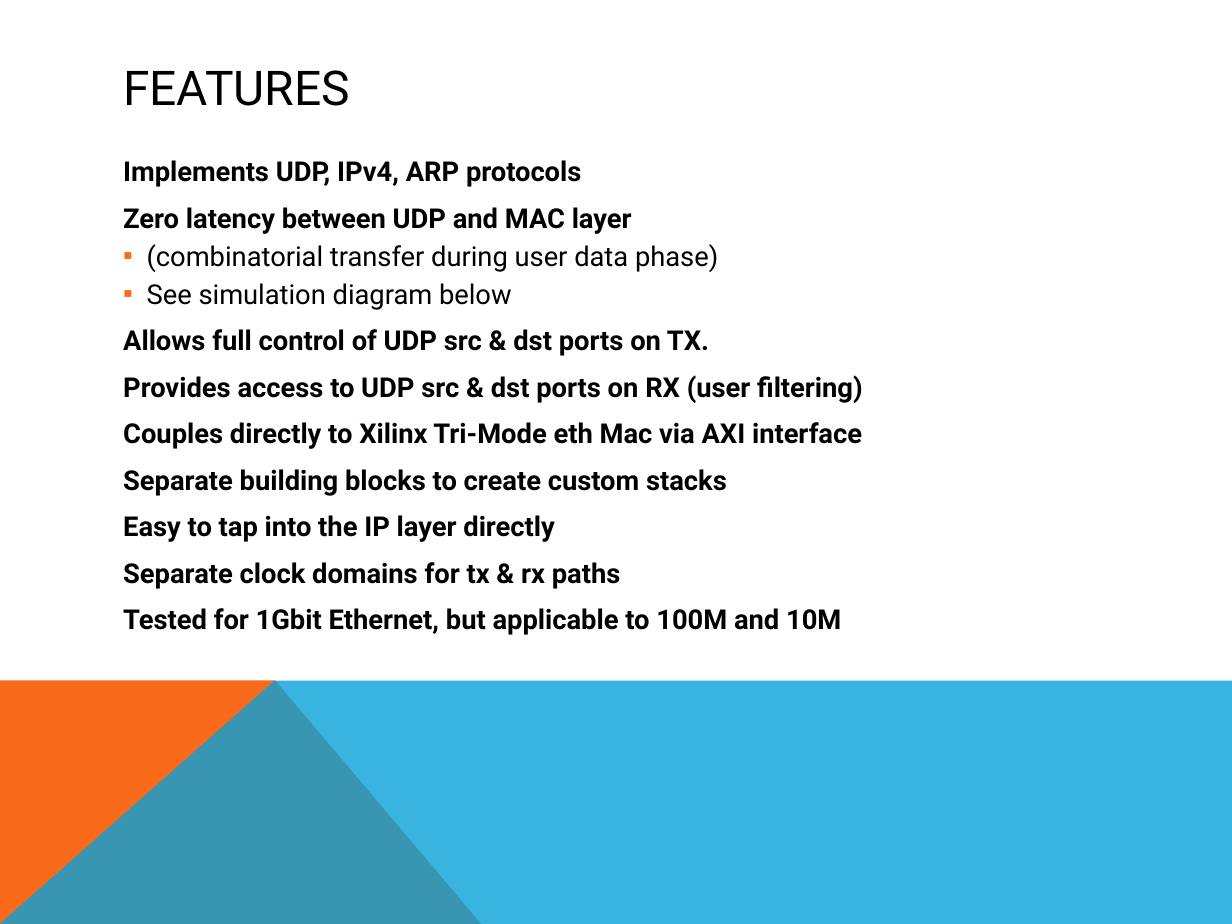
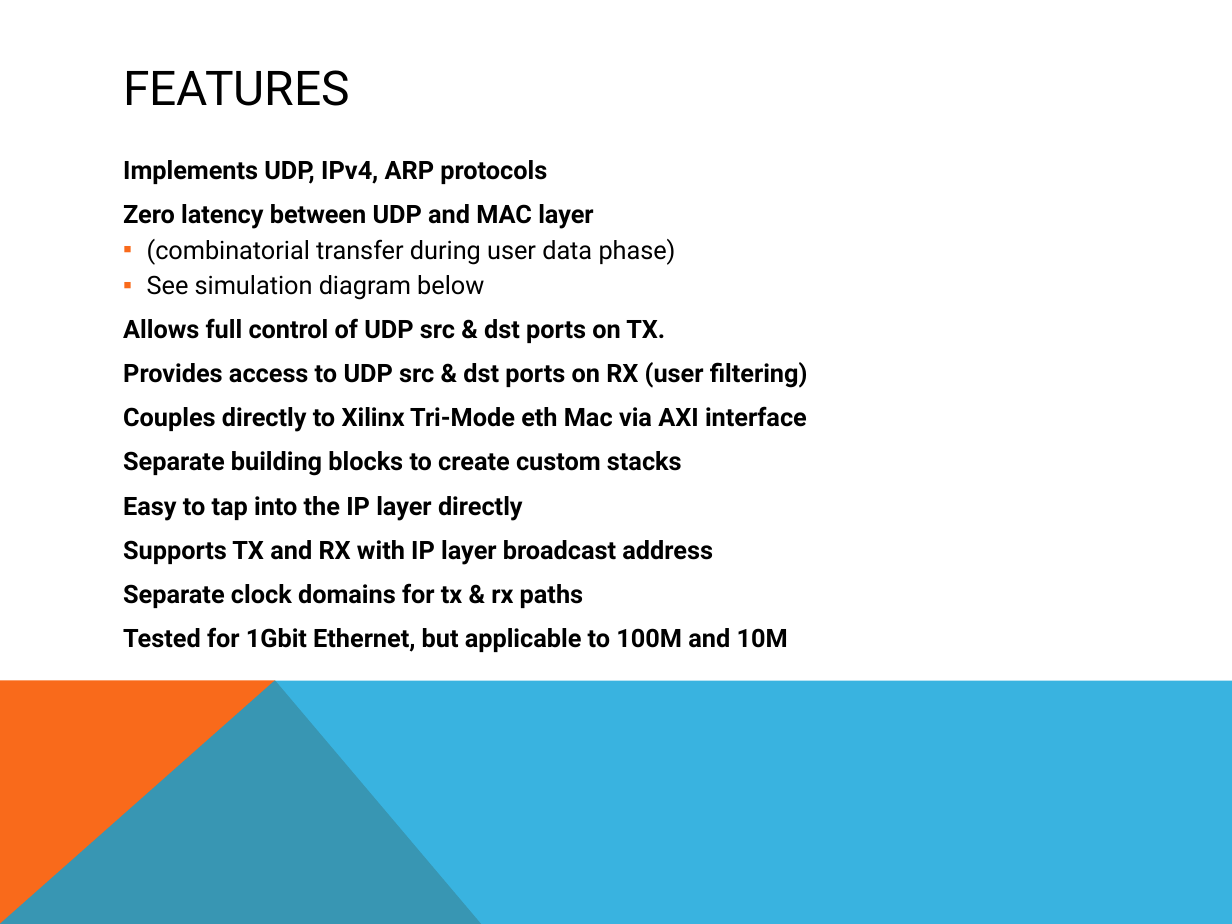
Before and after one commit to freecores/udp_ip_stack, a slide deck: slide 2 of doc/src/UDP_IP_Stack.pptx. Drawn at 1232x924 pixels with LibreOffice and Linux fonts; fonts in the diff are those of the drawing. Boxes give left, top, right and bottom in pixels: in the first picture for what was removed or moved away, otherwise in the second. Text is boxed around its words. In the diff, an @@ line names an element or a change of style, - is before the commit and + after.

Commit message:
Changes to implement handling of IP broadcast address on TX and RX.

```diff
--- a/doc/src/UDP_IP_Stack.pptx
+++ b/doc/src/UDP_IP_Stack.pptx
@@ text at <box>123,160,808,652</box>: size 16 to 14.8 pt @@
@@ text at <box>123,540,713,565</box>: paragraph added @@
+Supports TX and RX with IP layer broadcast address
```
Also in this commit, not shown: 3 other slides changed, 11 other files.
